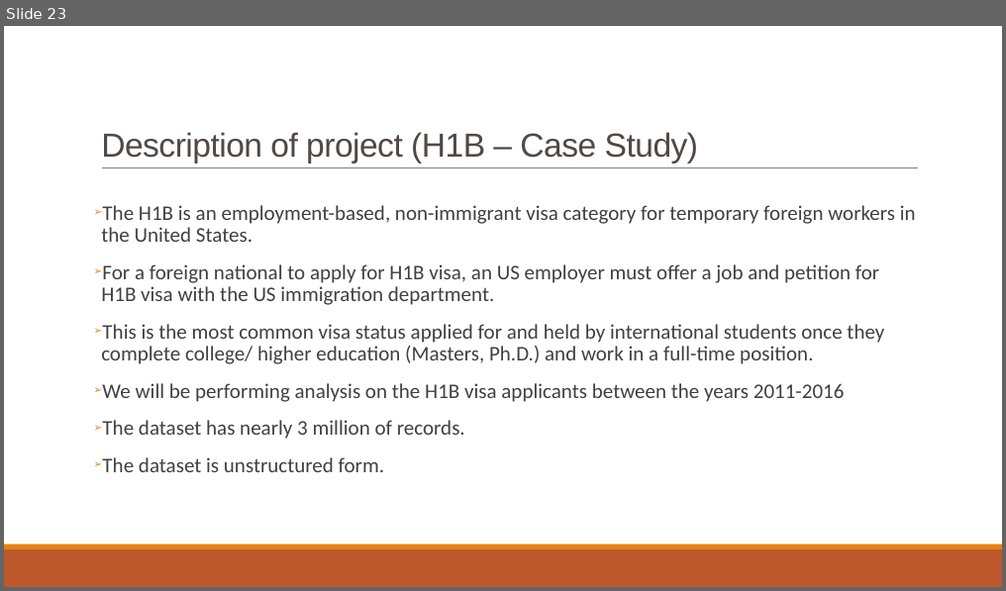
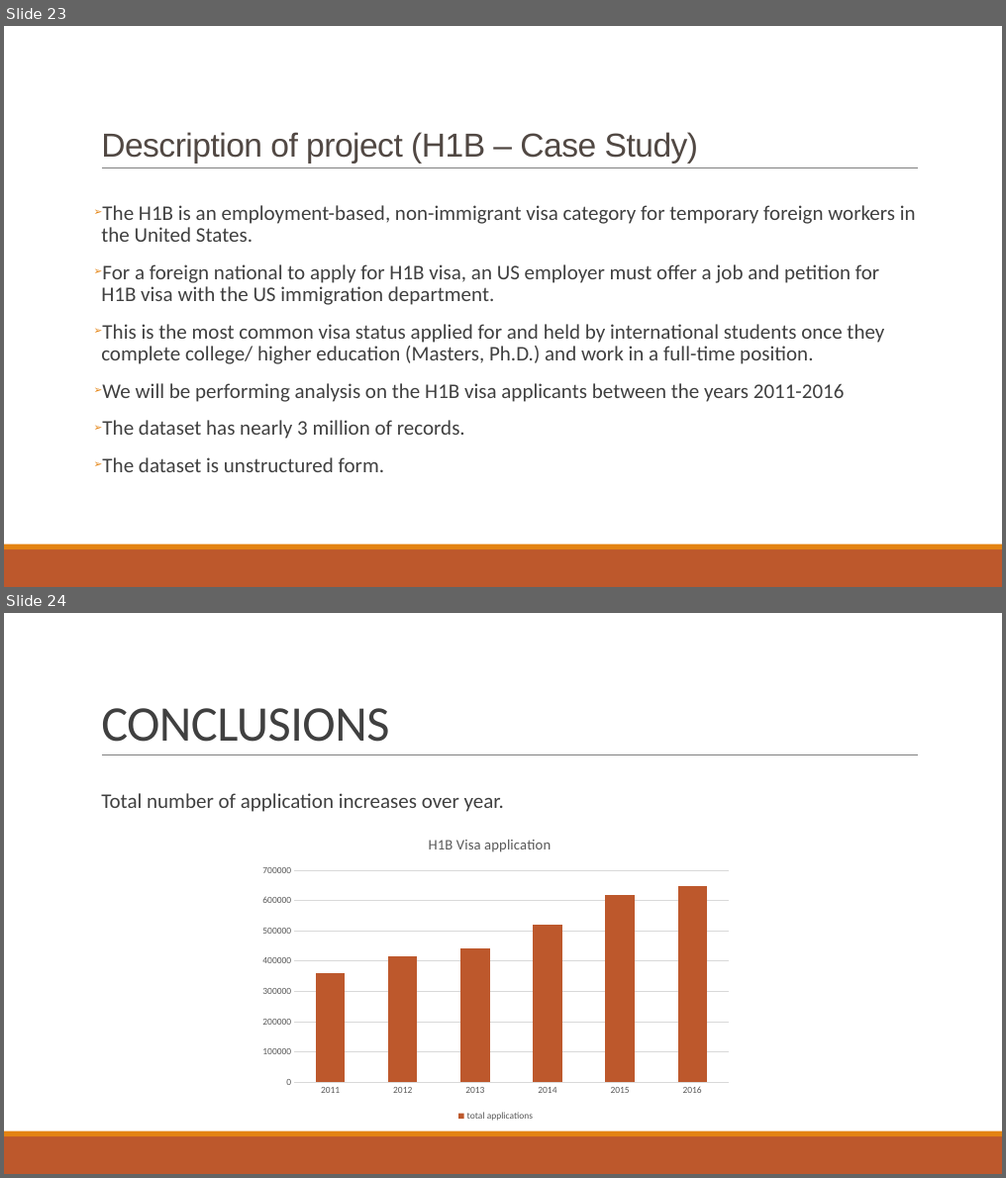
Before and after one commit to kkchaudhary11/H1B_Project, a slide deck: Big Data & Hadoop.pptx. Shown one above the other, each under a label of ours: slide 23 before the commit, slides 23 and 24 after it. The pictures are 1006x591 and 1006x1178 pixels, drawn with LibreOffice and Linux fonts; fonts in the diff are those of the drawing. Boxes give left, top, right and bottom in pixels: in the first picture for what was removed or moved away, otherwise in the second. Text is boxed around its words. In the diff, an @@ line names an element or a change of style, - is before the commit and + after.

```diff
--- a/Big Data & Hadoop.pptx
+++ b/Big Data & Hadoop.pptx
@@ slide 24 added at (4,613,1002,1174), background #FFFFFF; not listed: 3 template elements that a slide beside it also shows @@
@@ title added at (101,708,389,742), 48 pt, text #404040 @@
+CONCLUSIONS
@@ text added at (101,793,504,812), 20 pt, text #404040 @@
+  Total number of application increases over year.
@@ column stacked chart added at (253,822,739,1124) @@
+title "H1B Visa application "
+categories: 2011, 2012, 2013, 2014, 2015, 2016
+total applications: 360000, 420000, 440000, 520000, 620000, 650000
```
Also in this commit, not shown: 2 other slides added, 6 other files.
